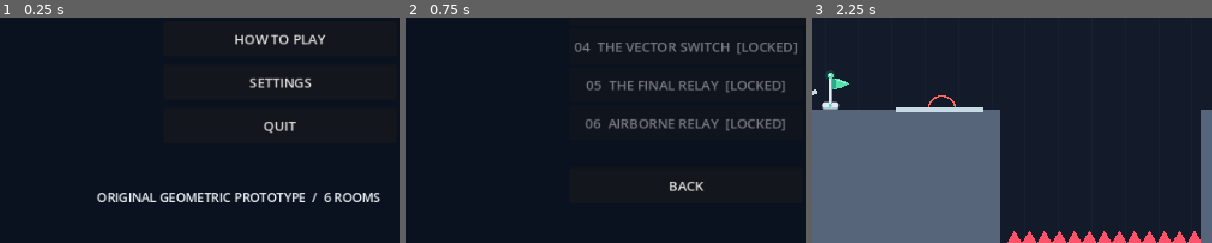
Above: before the commit, frames 1-3 (left to right).
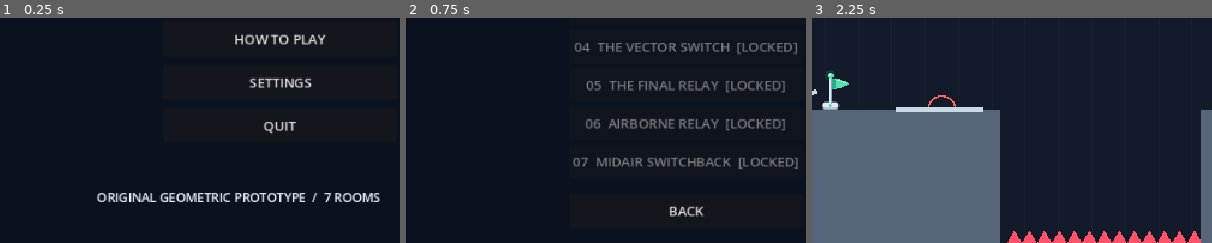
Above: after the commit, the same moments.

Repository: ackinick3/portal-hop
Game: Godot game, scene res://scenes/main.tscn
Same seed, same stepped clock (60 frames per second), same inputs: the game is played once before the commit and once after it.
Inputs:
- Up to frame 1 (0.25 s): no input
- Up to frame 2 (0.75 s): click "LEVEL SELECT" at 0.5 s
- Up to frame 3 (2.25 s): click "BACK" at 1.25 s; click "START GAME" at 2 s
The pictures show only the part of the screen within x 15-65%, y 50-100%; the shares and areas given below are measured in that part.

The runs differ from the first frame. In frame 1, less than 0.1% of the frame differs, in the area x 81-83%, y 77-82%; in frame 2, 1.8%, in the area x 41-98%, y 62-89%; in frame 3, nothing differs.

Commit message:
feat: add midair switchback seventh room

Diff:
--- a/levels/maps.gd
+++ b/levels/maps.gd
@@ -1,6 +1,6 @@
 extends RefCounted
 
-const LEVEL_COUNT := 6
+const LEVEL_COUNT := 7
 
 static func get_level(index: int) -> Dictionary:
 	match index:
@@ -16,6 +16,8 @@
 			return {"name":"THE FINAL RELAY", "spawn":Vector2(260,130), "goal":Rect2(904,296,42,54), "blocks":[Rect2(0,470,490,7 …(381 unchanged characters)…
 		5:
 			return {"name":"AIRBORNE RELAY", "spawn":Vector2(665,115), "goal":Rect2(908,306,42,54), "blocks":[Rect2(0,480,560,60 …(436 unchanged characters)…
+		6:
+			return {"name":"MIDAIR SWITCHBACK", "spawn":Vector2(378,115), "goal":Rect2(330,6,42,54), "blocks":[Rect2(0,480,960,60),Rect2(340,130,120,18),Rect2(155,25,25,280),Rect2(780,300,20,180),Rect2(260,300,140,18),Rect2(250,210,10,60),Rect2(290,60,110,18)], "faces":[face(Vector2(480,480),Vector2(600,480),Vector2.UP),face(Vector2(180,35),Vector2(180,305),Vector2.RIGHT),face(Vector2(780,330),Vector2(780,480),Vector2.LEFT),face(Vector2(264,300),Vector2(396,300),Vector2.UP)], "hint":"Launch right. In midair move RED to the far wall, then BLUE to the revealed floor. Ride the upward exit, then steer right onto the high goal.", "enemy":false}
 	return {}
 
 static func face(a: Vector2, b: Vector2, n: Vector2) -> Dictionary:
--- a/scenes/main.gd
+++ b/scenes/main.gd
@@ -99,19 +99,24 @@
 	for i in Maps.LEVEL_COUNT:
 		var level_index := i
 		button("%02d  %s%s" % [i+1, Maps.get_level(i).name, "  [LOCKED]" if i >= unlocked else ""],Vector2(340,145+i*46),func(): enter_level(level_index), i >= unlocked)
-	button("BACK",Vector2(340,450),menu)
+	button("BACK",Vector2(340,480),menu)
 
 func enter_level(number: int) -> void:
-	if number != 5:
+	if number not in [5,6]:
 		start_level(number)
 		return
 	state = "briefing"
 	get_tree().paused = true
 	clear_panel()
 	backdrop()
-	label_at("AIRBORNE RELAY",Vector2(310,74),34)
-	label_at("YOU CAN SHOOT IN MIDAIR",Vector2(290,130),24)
-	label_at("1. BLUE on the ceiling; walk LEFT and shoot RED on the floor.\n2. Tap D to brake above RED, release movement, and fall in.\n3. In midair, move BLUE to the left wall. Fall through RED again.\n\nHold D toward the exit after the second launch.\nPortals redirect speed; gravity adds speed during the next fall.\nR retries immediately once you start.",Vector2(150,184),20)
+	if number == 5:
+		label_at("AIRBORNE RELAY",Vector2(310,74),34)
+		label_at("YOU CAN SHOOT IN MIDAIR",Vector2(290,130),24)
+		label_at("1. BLUE on the ceiling; walk LEFT and shoot RED on the floor.\n2. Tap D to brake above RED, release movement, and fall in.\n3. In midair, move BLUE to the left wall. Fall through RED again.\n\nHold D toward the exit after the second launch.\nPortals redirect speed; gravity adds speed during the next fall.\nR retries immediately once you start.",Vector2(150,184),20)
+	else:
+		label_at("MIDAIR SWITCHBACK",Vector2(280,74),34)
+		label_at("TWO SHOTS, ONE FLIGHT",Vector2(300,130),24)
+		label_at("1. BLUE on the left wall; walk RIGHT and shoot RED below.\n2. Tap A to brake over RED, release movement, and fall in.\n3. While flying: RED on the far wall, then BLUE on the revealed floor.\n\nPlace BLUE before falling below its floor. Keep your flight speed.\nThe next exit turns you upward; steer RIGHT above the high ledge.\nR retries immediately. The lower floor is safe.",Vector2(150,184),20)
 	button("START ROOM",Vector2(340,410),func(): start_level(number))
 	button("BACK",Vector2(340,462),level_select)
 
--- /dev/null
+++ b/tests/level7.gd
@@ -0,0 +1,113 @@
+extends SceneTree
+var failures := 0
+func check(ok: bool, message: String) -> void:
+	print("PASS: " if ok else "FAIL: ",message)
+	if not ok: failures += 1
+func _initialize() -> void: call_deferred("run")
+func frames(count: int) -> void:
+	for i in count: await physics_frame
+func release() -> void:
+	for action in ["move_left","move_right","jump"]: Input.action_release(action)
+func marker_at(data: Dictionary, point: Vector2) -> bool:
+	return not data.markers.is_empty() and data.markers[0].p.is_equal_approx(point)
+func run() -> void:
+	var maps = load("res://levels/maps.gd")
+	check(maps.get_level(6).get("name","") == "MIDAIR SWITCHBACK","Seventh room exists as a distinct map")
+	if maps.get_level(6).get("name","") != "MIDAIR SWITCHBACK":
+		quit(1)
+		return
+	var game = load("res://scenes/main.tscn").instantiate()
+	game.persistence_enabled = false
+	root.add_child(game)
+	for setting in [Vector3(6,320,-4),Vector3(18,320,0),Vector3(30,320,4),Vector3(18,420,0),Vector3(-1,320,0)]:
+		var shot_gap := int(setting.x)
+		var wall_target := Vector2(780,430 + setting.z)
+		var floor_target := Vector2(300 + setting.z,300)
+		game.start_level(6)
+		await frames(4)
+		check(game.portals.candidate(game.gun_origin(),floor_target,1).is_empty(),"New floor exit is occluded from spawn")
+		check(game.portals.shoot(game.gun_origin(),Vector2(180,170 + setting.z),1),"Initial wall portal is visible from spawn")
+		Input.action_press("move_right")
+		var floor_placed := false
+		var airborne_red := false
+		var airborne_blue := false
+		var red_frame := -1
+		var first_speed := 0.0
+		var up_speed := 0.0
+		var landed := false
+		for i in 750:
+			await physics_frame
+			if game.transfers == 0:
+				if not floor_placed and game.player.position.x > 474:
+					floor_placed = game.portals.shoot(game.gun_origin(),Vector2(530,480),0)
+				if game.player.position.x > 475 and game.player.velocity.x > 15:
+					Input.action_release("move_right")
+					Input.action_press("move_left")
+				if game.player.position.x > 475 and absf(game.player.velocity.x) < 15:
+					Input.action_release("move_left")
+			elif game.transfers == 1:
+				if first_speed == 0:
+					first_speed = game.player.velocity.length()
+					release()
+					check(game.portals.candidate(game.gun_origin(),floor_target,1).is_empty(),"Baffle hides new exit immediately after first launch")
+				if shot_gap >= 0 and not airborne_red and game.player.position.x > setting.y:
+					airborne_red = not game.player.is_on_floor() and game.portals.shoot(game.gun_origin(),wall_target,0)
+					if airborne_red: red_frame = i
+				if airborne_red and not airborne_blue and i - red_frame >= shot_gap:
+					airborne_blue = not game.player.is_on_floor() and game.portals.shoot(game.gun_origin(),floor_target,1)
+					if airborne_blue: print("AIR_PAIR gap=",shot_gap," p=",game.player.position)
+			else:
+				if up_speed == 0:
+					up_speed = -game.player.velocity.y
+					print("SWITCHBACK_EXIT ",game.player.position," v=",game.player.velocity)
+				if game.player.position.y < 40:
+					Input.action_press("move_right")
+				if game.player.is_on_floor() and absf(game.player.position.y - 45) < 1: landed = true
+			if game.state == "won" or game.deaths > 0: break
+		release()
+		print("ROOM7_ROUTE setting=",setting," first=",first_speed," up=",up_speed," landed=",landed," end=",game.player.position," deaths=",game.deaths)
+		if shot_gap < 0:
+			check(floor_placed and first_speed > 650 and game.transfers == 1 and game.state != "won","Initial pair alone cannot complete the standard route")
+		else:
+			check(floor_placed and airborne_red and airborne_blue,"Both replacement shots happen during the first flight")
+			check(game.transfers == 2 and up_speed > 650,"Second passage converts horizontal launch into upward speed")
+			check(landed and game.state == "won" and game.deaths == 0,"Route lands on final platform and completes without death")
+	var retry := InputEventKey.new()
+	retry.pressed = true
+	retry.physical_keycode = KEY_R
+	game._unhandled_input(retry)
+	await frames(50)
+	check(game.transfers == 0 and game.portals.doors[0].is_empty() and game.portals.doors[1].is_empty(),"R clears both doors and relay stage after a failed first launch")
+	check(game.state == "playing" and game.player.position.distance_to(game.player.spawn) < 1,"R directly restores seventh-room spawn")
+	var tutorial = load("res://ui/tutorial.gd")
+	check(marker_at(tutorial.guidance(6,game.portals.doors,0,game.player.position),Vector2(180,170)),"Seventh guidance starts with its own initial wall")
+	game.portals.shoot(game.gun_origin(),Vector2(180,170),1)
+	check(marker_at(tutorial.guidance(6,game.portals.doors,0,game.player.position),Vector2(530,480)),"Seventh guidance then suggests the initial floor")
+	check(marker_at(tutorial.guidance(6,game.portals.doors,1,game.player.position),Vector2(780,430)),"First launch highlights replacement RED wall")
+	# Inspect later marker states using the actual successful placement data already tested above.
+	game.portals.doors[0] = {"p":Vector2(780,430),"n":Vector2.LEFT}
+	check(marker_at(tutorial.guidance(6,game.portals.doors,1,game.player.position),Vector2(300,300)),"Replacing RED advances to revealed BLUE floor")
+	game.portals.doors[1] = {"p":Vector2(300,300),"n":Vector2.UP}
+	check(marker_at(tutorial.guidance(6,game.portals.doors,1,game.player.position),Vector2(780,430)),"Completed airborne pair highlights entry wall")
+	check(tutorial.guidance(6,game.portals.doors,2,game.player.position).markers.is_empty(),"Upward launch clears setup markers")
+	for direction in ["move_left","move_right"]:
+		game.start_level(6)
+		await frames(4)
+		Input.action_press(direction)
+		var jump_hold := 0
+		for i in 240:
+			await physics_frame
+			if game.player.is_on_floor() and not Input.is_action_pressed("jump"):
+				Input.action_press("jump")
+				jump_hold = 50
+			elif jump_hold > 0: jump_hold -= 1
+			else: Input.action_release("jump")
+			if game.state == "won": break
+		release()
+		check(game.state != "won","Ordinary jump chain cannot bypass the relay: " + direction)
+	await game.drain_audio()
+	paused = false
+	game.queue_free()
+	await process_frame
+	print("LEVEL7_TEST_FAILURES=",failures)
+	quit(0 if failures == 0 else 1)
--- a/tests/preview.gd
+++ b/tests/preview.gd
@@ -12,10 +12,11 @@
 		scene.start_level(i)
 		await create_timer(0.12).timeout
 		root.get_texture().get_image().save_png("res://docs/room%d.png" % (i+1))
-	scene.enter_level(5)
-	await process_frame
-	await process_frame
-	root.get_texture().get_image().save_png("res://docs/room6-briefing.png")
+	for i in [5,6]:
+		scene.enter_level(i)
+		await process_frame
+		await process_frame
+		root.get_texture().get_image().save_png("res://docs/room%d-briefing.png" % (i+1))
 	scene.menu()
 	scene.unlocked = Maps.LEVEL_COUNT
 	scene.level_select()
--- a/tests/progression.gd
+++ b/tests/progression.gd
@@ -1,4 +1,5 @@
 extends SceneTree
+const Maps = preload("res://levels/maps.gd")
 var failures := 0
 func check(ok: bool, message: String) -> void:
 	print("PASS: " if ok else "FAIL: ",message)
@@ -35,7 +36,7 @@
 	if next != null: next.pressed.emit()
 	check(game.index == 3 and game.data.name == "THE VECTOR SWITCH" and game.state == "playing","Next-room button starts actual fourth map")
 	var current_player = game.player
-	game.start_level(6)
+	game.start_level(Maps.LEVEL_COUNT)
 	check(game.index == 3 and game.player == current_player,"Invalid room request leaves current room intact")
 	game.complete()
 	check(game.unlocked == 5,"Beating room 4 unlocks room 5")
@@ -53,7 +54,16 @@
 	if start != null: start.pressed.emit()
 	check(game.index == 5 and game.data.name == "AIRBORNE RELAY" and game.state == "playing","Briefing opens the actual sixth map")
 	game.complete()
-	check(find_button(game,"NEXT ROOM") == null,"Room 6 is the final room")
+	check(game.unlocked == 7,"Beating room 6 unlocks room 7")
+	next = find_button(game,"NEXT ROOM")
+	check(next != null,"Room 6 results offer room 7")
+	if next != null: next.pressed.emit()
+	check(game.state == "briefing","Room 7 entry explains the two airborne shots")
+	start = find_button(game,"START ROOM")
+	if start != null: start.pressed.emit()
+	check(game.index == 6 and game.data.name == "MIDAIR SWITCHBACK" and game.state == "playing","Briefing opens the actual seventh map")
+	game.complete()
+	check(find_button(game,"NEXT ROOM") == null,"Room 7 is the final room")
 	game.level_select()
 	fourth = find_button(game,"04")
 	check(fourth != null and not fourth.disabled,"Unlocked room 4 can be selected")
@@ -78,7 +88,20 @@
 	check(game.unlocked == 6 and sixth != null and not sixth.disabled and is_equal_approx(game.volume,0.35),"Six-room progress, volume and selection restore correctly")
 	if sixth != null: sixth.pressed.emit()
 	check(game.state == "briefing" and find_button(game,"START ROOM") != null,"Selecting room 6 also shows its briefing")
-	# Unlike real UI input, the assertions above finish four rooms in the same frame.
+	game.level_select()
+	var seventh := find_button(game,"07")
+	check(seventh != null and seventh.disabled,"Old six-room progress keeps room 7 locked until room 6 is completed")
+	legacy.set_value("progress","unlocked",7)
+	game.restore_progress(legacy)
+	game.level_select()
+	seventh = find_button(game,"07")
+	check(game.unlocked == 7 and seventh != null and not seventh.disabled and is_equal_approx(game.volume,0.35),"Seven-room progress and volume restore correctly")
+	if seventh != null: seventh.pressed.emit()
+	var seventh_title := false
+	for child in game.panel.get_children():
+		if child is Label and child.text == "MIDAIR SWITCHBACK": seventh_title = true
+	check(game.state == "briefing" and seventh_title and find_button(game,"START ROOM") != null,"Seventh selection opens its own briefing, not room 6's")
+	# Unlike real UI input, the assertions above finish five rooms in the same frame.
 	# Let those overlapping result cues finish; immediate close is tested by audio_quit.
 	await create_timer(0.3).timeout
 	await game.drain_audio()
--- a/ui/tutorial.gd
+++ b/ui/tutorial.gd
@@ -6,6 +6,20 @@
 static func guidance(level: int, doors: Array[Dictionary], transfers: int, position: Vector2) -> Dictionary:
 	var red := Color("ff685e")
 	var blue := Color("4ba9ff")
+	if level == 6:
+		if transfers >= 2:
+			return {"text":"Ride the upward launch. Once above the goal ledge, steer RIGHT and land. R retries.", "markers":[]}
+		if transfers == 1:
+			if doors[0].is_empty() or doors[0].n != Vector2.LEFT:
+				return {"text":"First airborne shot: move RED to the far wall ahead.", "markers":[marker(Vector2(780,430),red,"RED AHEAD",Vector2.LEFT)]}
+			if doors[1].is_empty() or doors[1].n != Vector2.UP:
+				return {"text":"Second airborne shot: move BLUE to the floor revealed past the baffle.", "markers":[marker(Vector2(300,300),blue,"BLUE REVEALED",Vector2.UP)]}
+			return {"text":"Both shots ready. Keep your launch speed and enter the wall RED.", "markers":[marker(doors[0].p,red,"TURN UP",Vector2.LEFT)]}
+		if doors[1].is_empty():
+			return {"text":"Place BLUE on the left wall before leaving the starting ledge.", "markers":[marker(Vector2(180,170),blue,"BLUE WALL",Vector2.RIGHT)]}
+		if doors[0].is_empty():
+			return {"text":"Walk RIGHT off the starting ledge, place RED below, brake with A and release.", "markers":[marker(Vector2(530,480),red,"RED BELOW",Vector2.UP)]}
+		return {"text":"Fall through RED. During flight replace RED ahead, then BLUE on the hidden floor.", "markers":[marker(doors[0].p,red,"FIRST FALL",Vector2.UP)]}
 	if level == 5:
 		if transfers >= 2:
 			return {"text":"Second launch! Steer toward the far exit. R retries immediately.", "markers":[]}
Not shown, changed: docs/build-manifest.txt
Binary file changed: docs/level-select.png
Binary file changed: docs/menu.png
Binary file changed: docs/room1.png
Binary file changed: docs/room2.png
Binary file changed: docs/room3.png
Binary file changed: docs/room4.png
Binary file changed: docs/room5.png
Binary file changed: docs/room6-briefing.png
Binary file changed: docs/room6.png
Binary file added: docs/room7-briefing.png
Not shown, added: docs/room7-briefing.png.import
(and 18 more such lines)
